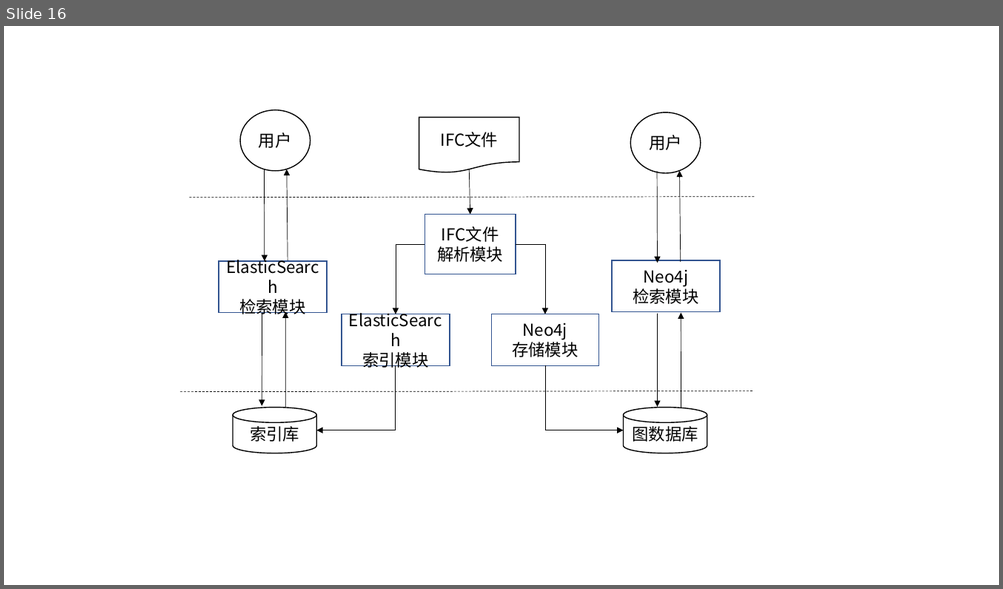
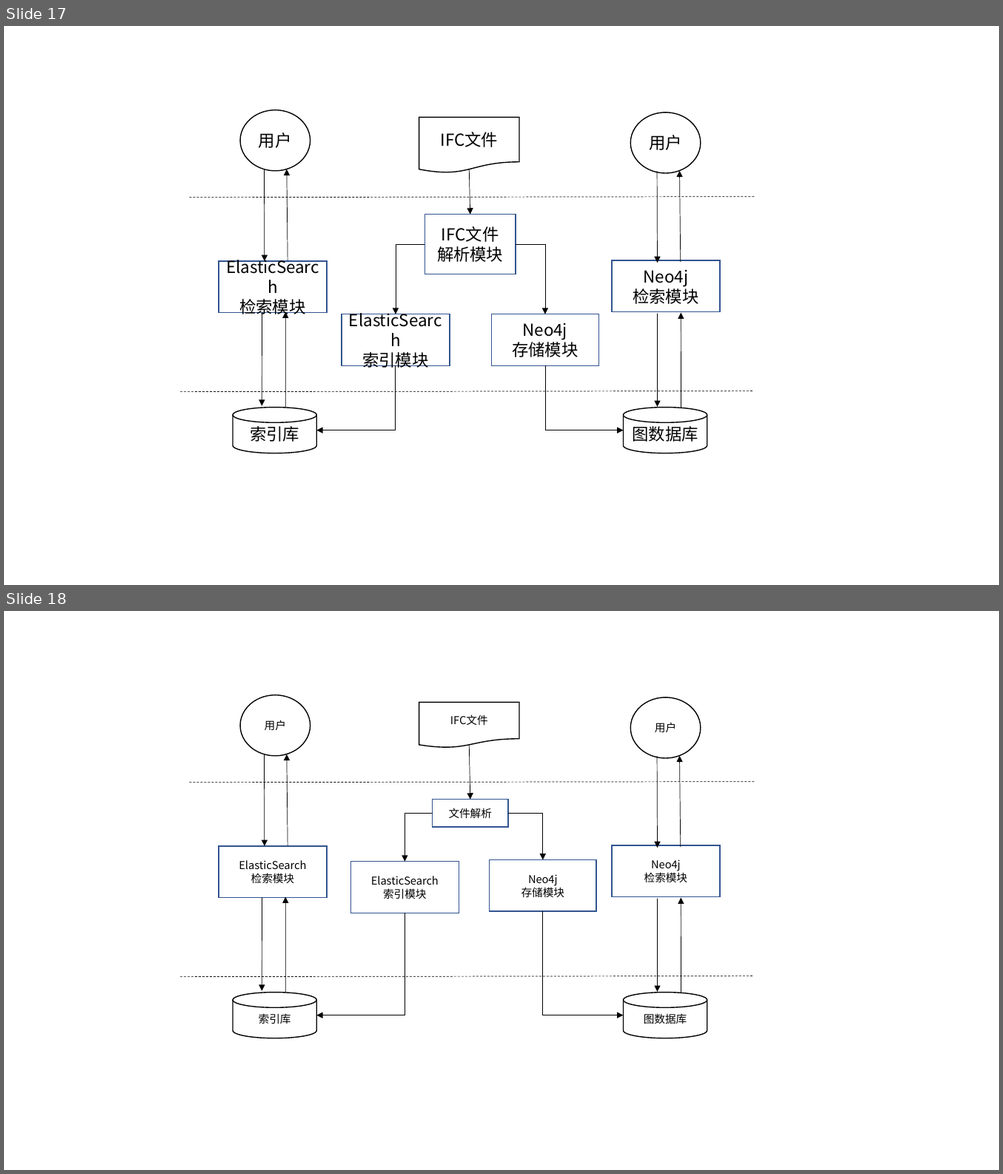
Before and after one commit to yayadi23/BIM, a slide deck: 毕业论文资料/毕业论文图.pptx. Shown one above the other, each under a label of ours: slide 16 before the commit, slides 17 and 18 after it. The pictures are 1003x589 and 1003x1174 pixels, drawn with LibreOffice and Linux fonts; fonts in the diff are those of the drawing. Boxes give left, top, right and bottom in pixels: in the first picture for what was removed or moved away, otherwise in the second. Text is boxed around its words. In the diff, an @@ line names an element or a change of style, - is before the commit and + after.

```diff
--- a/毕业论文资料/毕业论文图.pptx
+++ b/毕业论文资料/毕业论文图.pptx
@@ slide 18 added at (4, 611, 999, 1170), background #FFFFFF @@
@@ ellipse added at (240, 695, 310, 756), fill #FFFFFF, outline #000000 1 pt, 10.5 pt, text #000000 @@
+用户
@@ ellipse added at (631, 698, 701, 758), fill #FFFFFF, outline #000000 1 pt, 10.5 pt, text #000000 @@
+用户
@@ flow chart document added at (419, 702, 519, 748), fill #FFFFFF, outline #000000 1 pt, 10.5 pt, text #000000 @@
+IFC文件
@@ arrow added from (264, 755) to (264, 846), #000000 0.5 pt @@
@@ arrow added from (287, 846) to (287, 755), #000000 0.5 pt @@
@@ arrow added from (469, 744) to (470, 800), #000000 0.5 pt @@
@@ arrow added from (657, 756) to (657, 849), #000000 0.5 pt @@
@@ arrow added from (680, 847) to (679, 756), #000000 0.5 pt @@
@@ line added from (189, 783) to (754, 782), #000000 0.5 pt dashed @@
@@ rectangle added at (432, 800, 508, 827), fill #FFFFFF, outline #325491 1 pt, 10.5 pt, text #000000 @@
+文件解析
@@ elbow arrow added from (432, 813) to (404, 862), #000000 0.5 pt @@
@@ elbow arrow added from (509, 813) to (543, 860), #000000 0.5 pt @@
@@ rectangle added at (219, 846, 327, 897), fill #FFFFFF, outline #325491 1 pt, 10.5 pt, text #000000 @@
+ElasticSearch
+检索模块
@@ rectangle added at (612, 846, 720, 897), fill #FFFFFF, outline #325491 1 pt, 10.5 pt, text #000000 @@
+Neo4j
+检索模块
@@ rectangle added at (351, 862, 459, 913), fill #FFFFFF, outline #325491 1 pt, 10.5 pt, text #000000 @@
+ElasticSearch
+索引模块
@@ rectangle added at (489, 860, 597, 911), fill #FFFFFF, outline #325491 1 pt, 10.5 pt, text #000000 @@
+Neo4j
+存储模块
@@ arrow added from (262, 898) to (262, 991), #000000 0.5 pt @@
@@ arrow added from (285, 993) to (285, 897), #000000 0.5 pt @@
@@ arrow added from (657, 899) to (657, 992), #000000 0.5 pt @@
@@ arrow added from (680, 994) to (680, 898), #000000 0.5 pt @@
@@ elbow arrow added from (404, 913) to (316, 1015), #000000 0.5 pt @@
@@ elbow arrow added from (543, 911) to (623, 1015), #000000 0.5 pt @@
@@ line added from (180, 977) to (753, 977), #000000 0.5 pt dashed @@
@@ cylinder added at (233, 993, 316, 1039), fill #FFFFFF, outline #000000 1 pt, 10.5 pt, text #000000 @@
+索引库
@@ cylinder added at (623, 993, 707, 1039), fill #FFFFFF, outline #000000 1 pt, 10.5 pt, text #000000 @@
+图数据库
@@ what was slide 16 is now slide 17 @@
```
Also in this commit, not shown: 1 slide changed, 9 other slides added, 4 other files.
